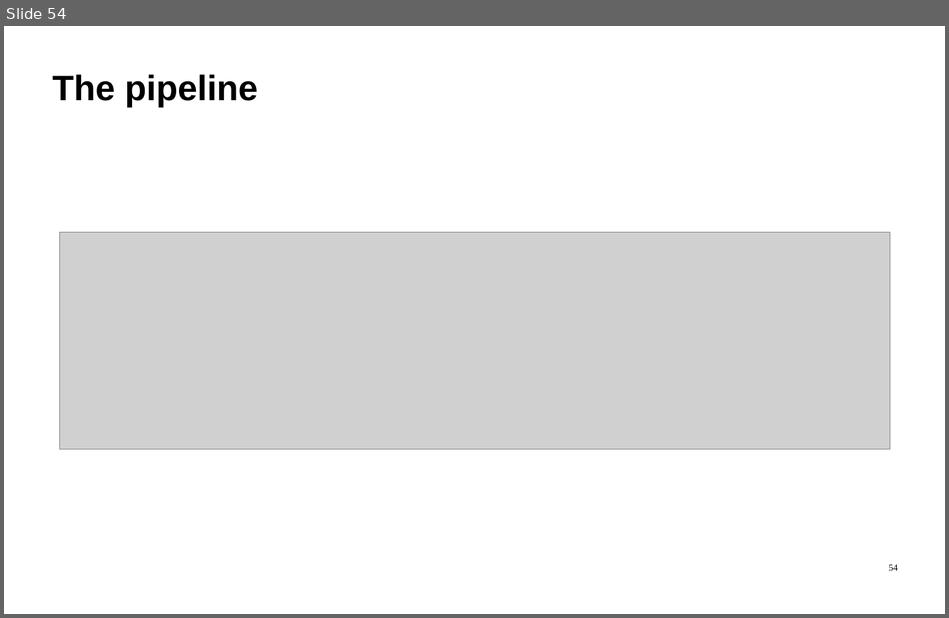
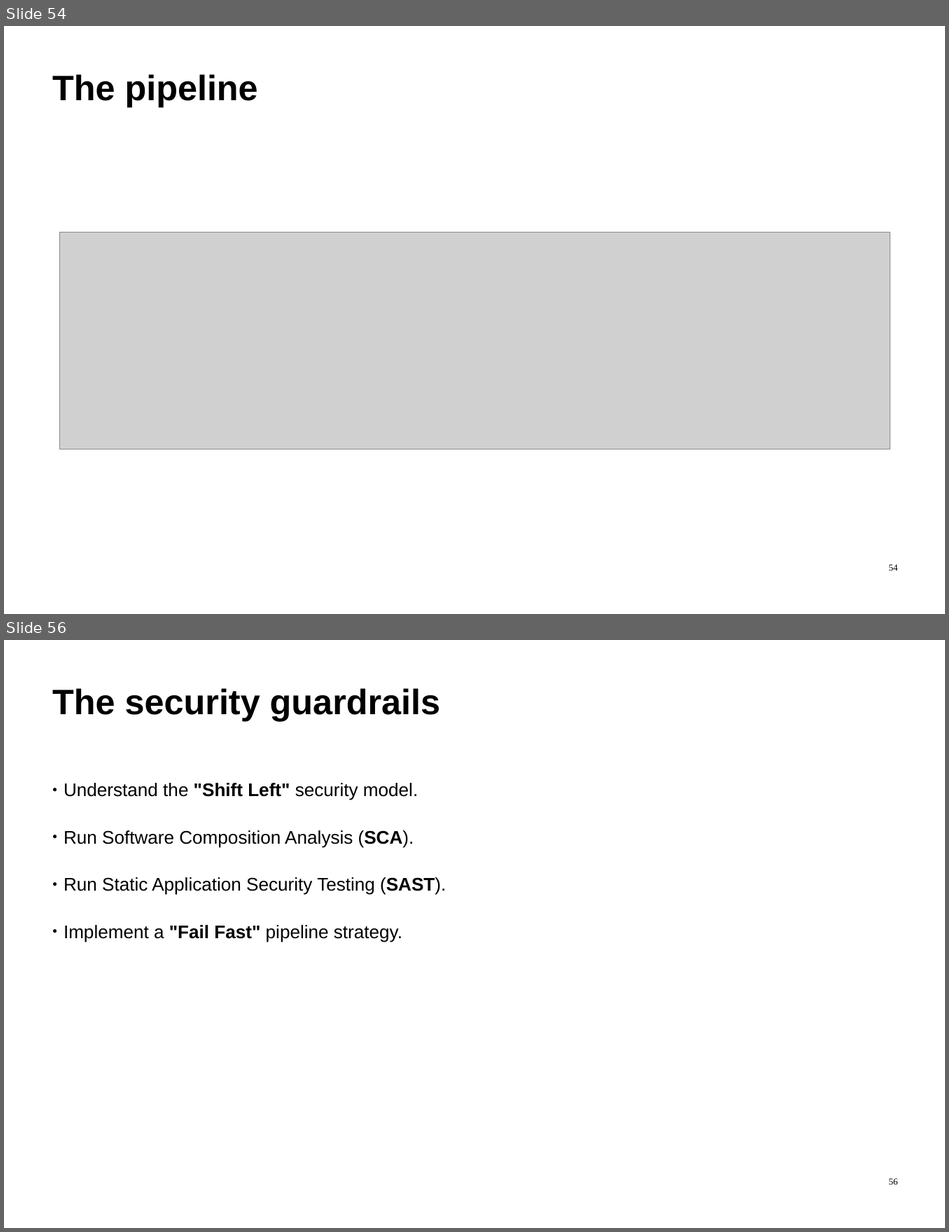
Before and after one commit to ImadSaddik/FullStackDeploymentHandbook, a slide deck: course-assets/slides/full_stack_deployment_guide.odp. Shown one above the other, each under a label of ours: slide 54 before the commit, slides 54 and 56 after it; the slides between them are not shown. The pictures are 949x618 and 949x1232 pixels, drawn with LibreOffice and Linux fonts; fonts in the diff are those of the drawing; grey boxes stand for pictures. Boxes give left, top, right and bottom in pixels: in the first picture for what was removed or moved away, otherwise in the second. Text is boxed around its words. In the diff, an @@ line names an element or a change of style, - is before the commit and + after.

Commit message:
slides: add pages for ch5.3

```diff
--- a/course-assets/slides/full_stack_deployment_guide.odp
+++ b/course-assets/slides/full_stack_deployment_guide.odp
@@ slide 56 added at bbox=[4, 640, 945, 1228], background #FFFFFF @@
@@ text added at bbox=[52, 688, 440, 721], 54 pt, text #000000, bold @@
+The security guardrails
@@ text added at bbox=[63, 783, 446, 942], 28 pt, text #000000 @@
+● Understand the "Shift Left" security model.
+● Run Software Composition Analysis (SCA).
+● Run Static Application Security Testing (SAST).
+● Implement a "Fail Fast" pipeline strategy.
@@ page number added at bbox=[889, 1178, 898, 1185], 14 pt, text #000000 @@
+56
```
Also in this commit, not shown: 2 other slides added.
